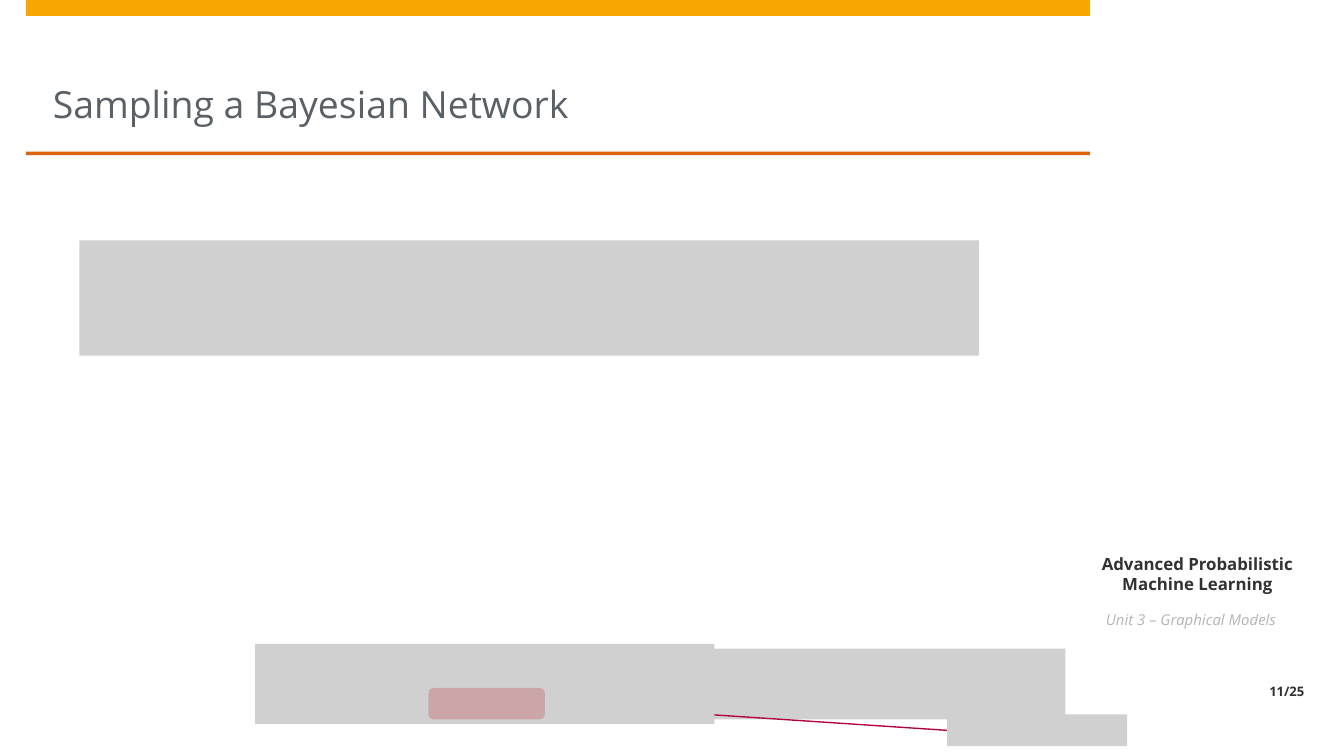
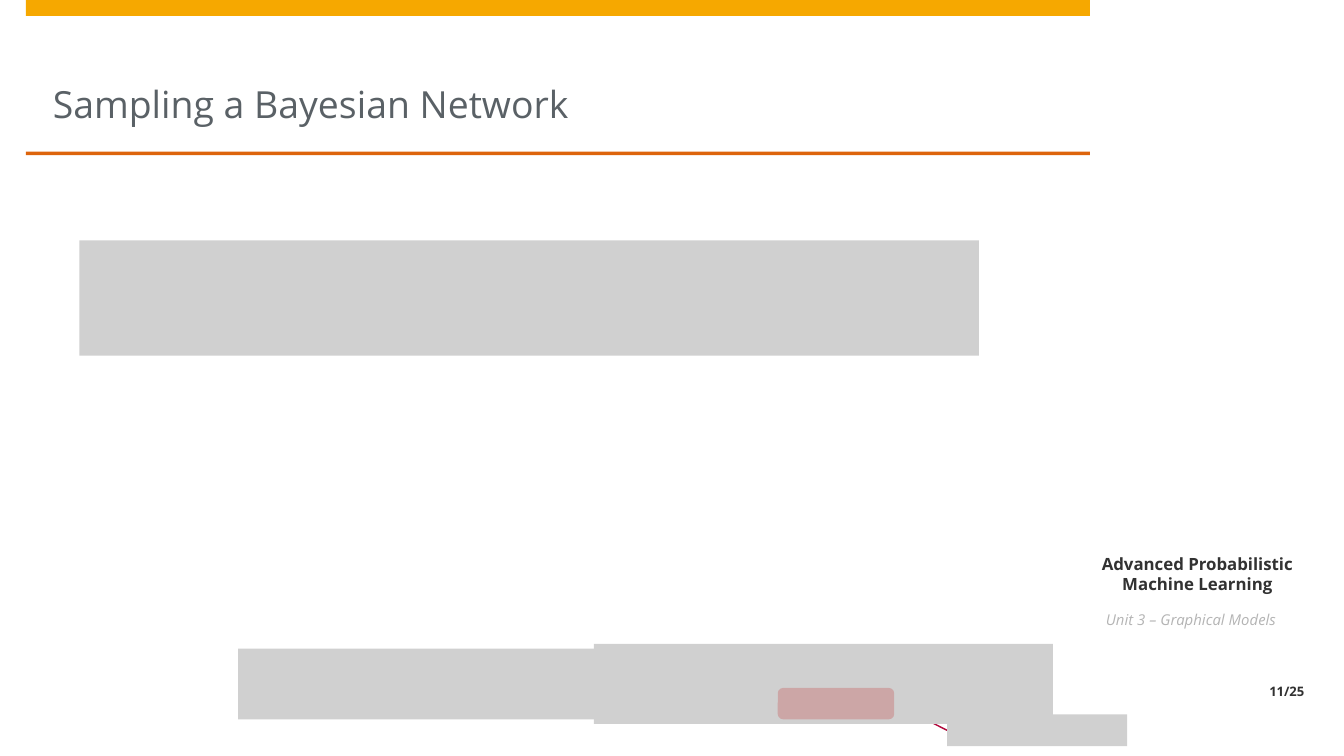
Before and after one commit to treyfel/pml-wise2025, a slide deck: slide 11 of unit3/Unit3 - Graphical Models.pptx. Drawn at 1344x756 pixels with LibreOffice and Linux fonts; fonts in the diff are those of the drawing; grey boxes stand for pictures; background and template pictures are left out. Boxes give left, top, right and bottom in pixels: in the first picture for what was removed or moved away, otherwise in the second. Text is boxed around its words. In the diff, an @@ line names an element or a change of style, - is before the commit and + after.

```diff
--- a/unit3/Unit3 - Graphical Models.pptx
+++ b/unit3/Unit3 - Graphical Models.pptx
@@ picture: place and size @@
-picture at (255,644,715,724)
+picture at (238,649,650,720)
@@ picture: place and size @@
-picture at (653,649,1066,720)
+picture at (594,644,1054,724)
@@ rounded rectangle: place and size @@
-rounded rectangle at (429,688,546,719)
+rounded rectangle at (778,688,895,719)
@@ arrow moved from (948, 730) - (546, 704) to (948, 730) - (894, 704) @@
```
Also in this commit, not shown: 1 other slide changed, 3 other files.
